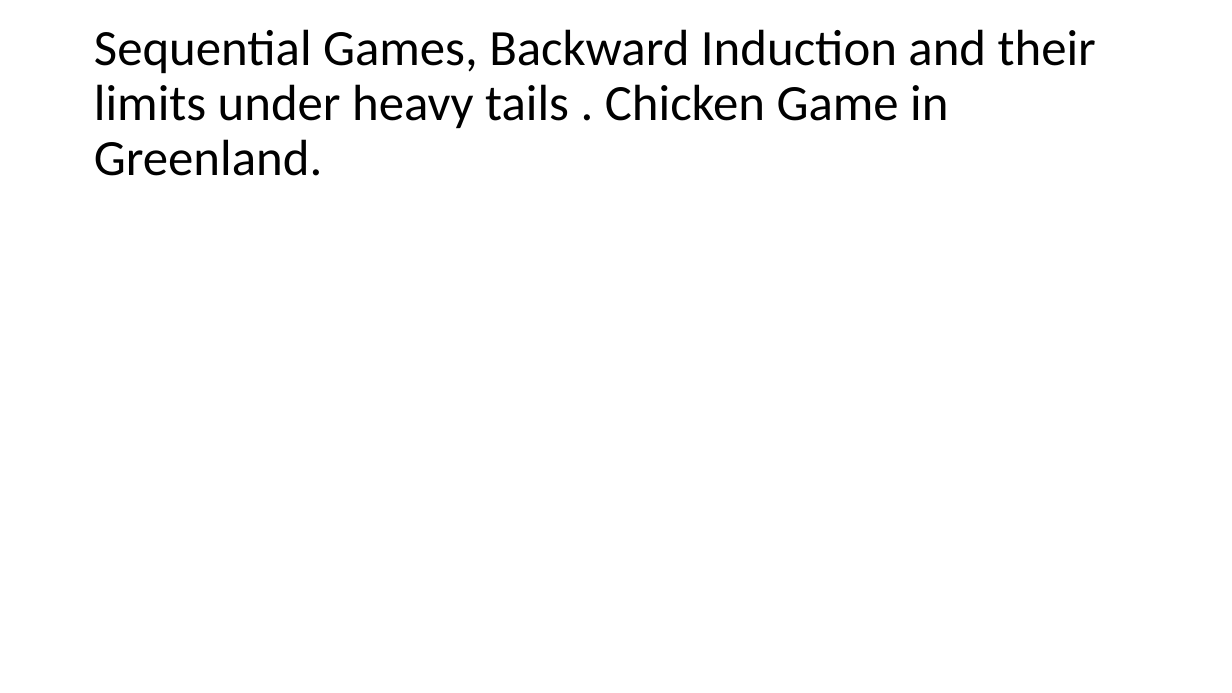
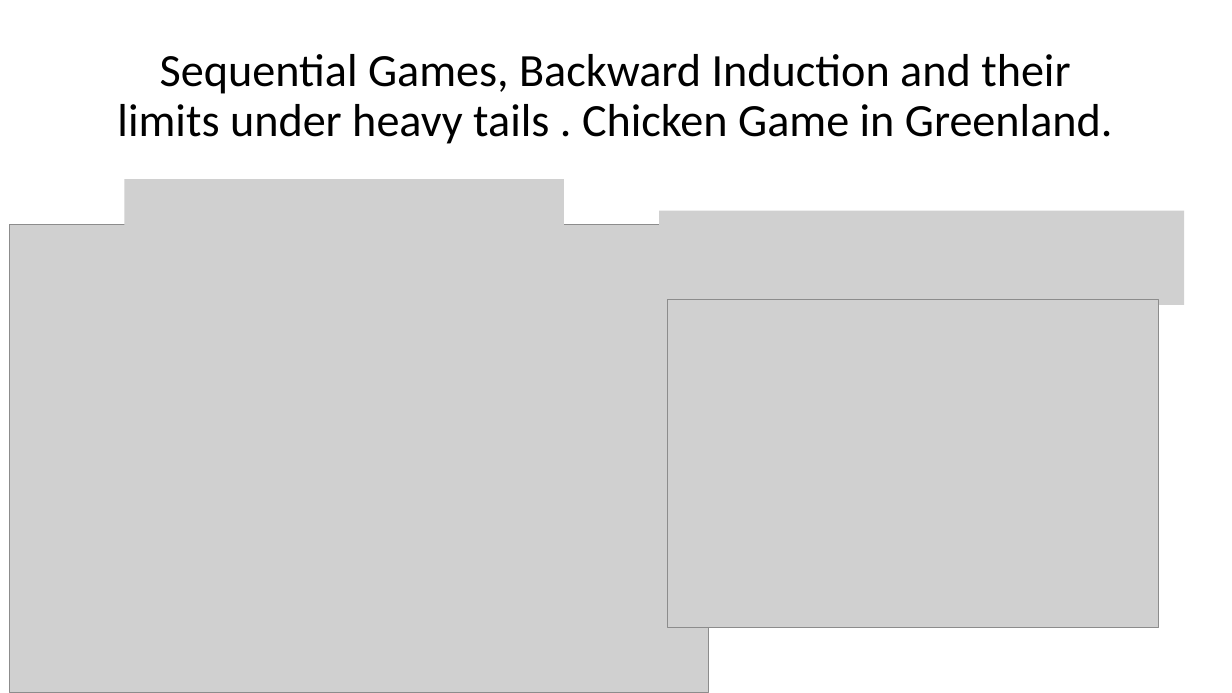
Before and after one commit to Sviatkd/Mathtalk, a slide deck: slide 2 of Talk Presentation.pptx. Drawn at 1232x693 pixels with LibreOffice and Linux fonts; fonts in the diff are those of the drawing; grey boxes stand for pictures. Boxes give left, top, right and bottom in pixels: in the first picture for what was removed or moved away, otherwise in the second. Text is boxed around its words. In the diff, an @@ line names an element or a change of style, - is before the commit and + after.

```diff
--- a/Talk Presentation.pptx
+++ b/Talk Presentation.pptx
@@ title "Sequential Games, Backward Induction and ...": place and size @@
-title "Sequential Games, Backward Induction and ..." at bbox=[94, 29, 1096, 176]
+title "Sequential Games, Backward Induction and ..." at bbox=[117, 54, 1113, 144]
@@ title "Sequential Games, Backward Induction and ..." at bbox=[117, 54, 1113, 144]: size 39.6 to 36 pt; alignment left to centre; vertical alignment middle to bottom @@
@@ picture added at bbox=[125, 179, 565, 273] @@
@@ picture added at bbox=[10, 225, 709, 693] @@
@@ picture added at bbox=[659, 211, 1184, 305] @@
@@ picture added at bbox=[668, 299, 1159, 628] @@
```
Also in this commit, not shown: 2 other slides changed, 1 slide added.
